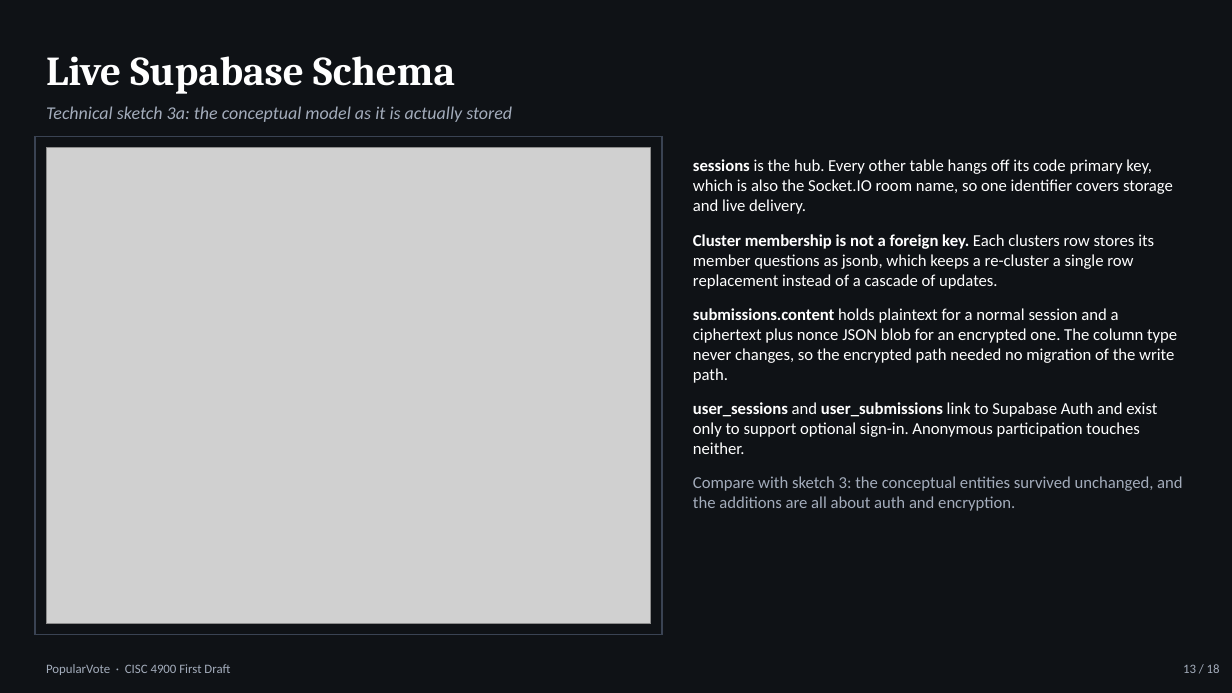
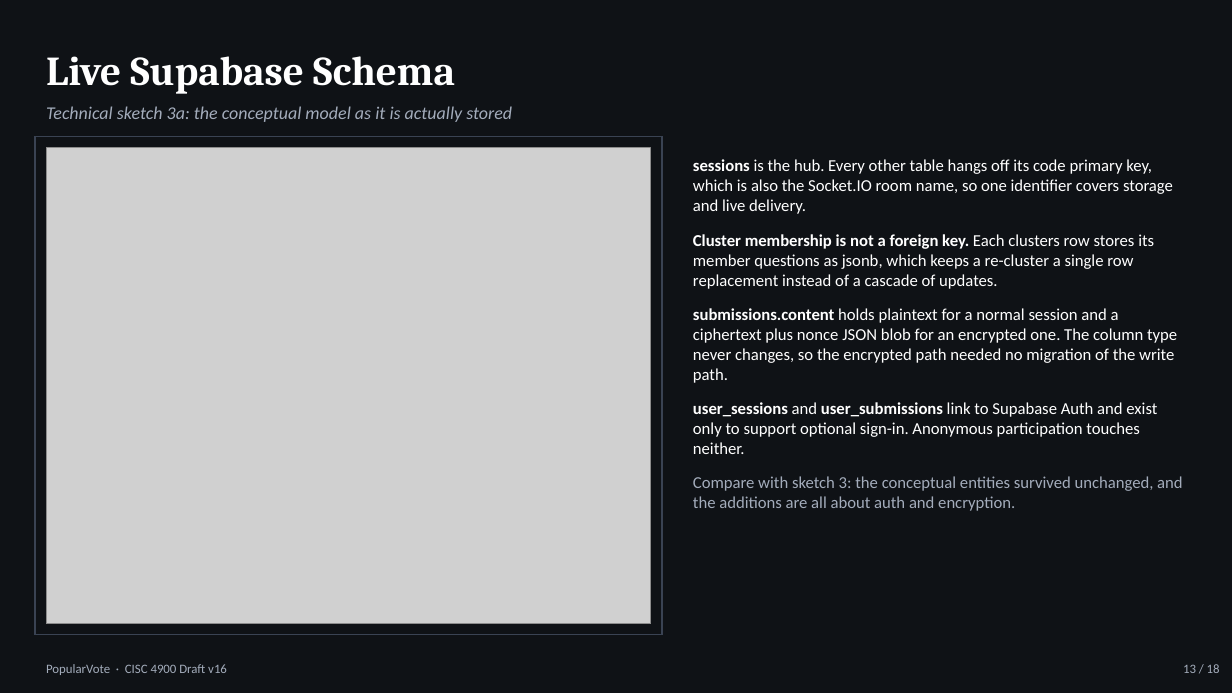
Before and after one commit to Marqed4/marqed4.github.io, a slide deck: slide 13 of public/documents/popularvote-sixteenth-draft-dark.pptx. Drawn at 1232x693 pixels with LibreOffice and Linux fonts; fonts in the diff are those of the drawing; grey boxes stand for pictures. Boxes give left, top, right and bottom in pixels: in the first picture for what was removed or moved away, otherwise in the second. Text is boxed around its words. In the diff, an @@ line names an element or a change of style, - is before the commit and + after.

```diff
--- a/public/documents/popularvote-sixteenth-draft-dark.pptx
+++ b/public/documents/popularvote-sixteenth-draft-dark.pptx
@@ text at (46,664,227,675): text changed @@
-PopularVote · CISC 4900 First Draft
+PopularVote · CISC 4900 Draft v16
```
Also in this commit, not shown: 17 other slides changed.
